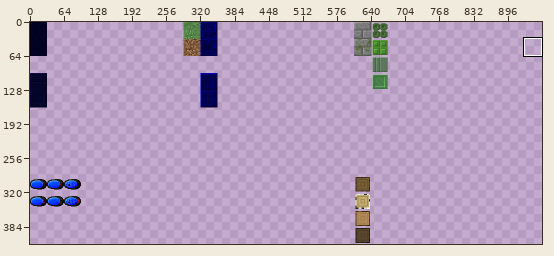
Sprite sheet, stored at data/tiles.png. Above, an overview of the earlier version with the close-up marked.
Close-up. First the earlier version:
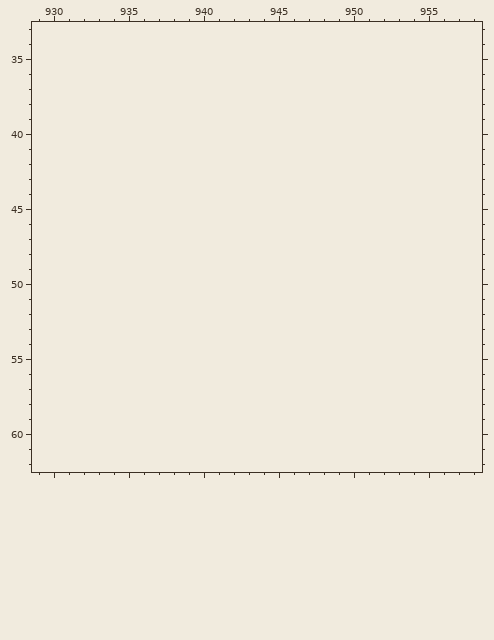
The file is 672x416 pixels. Colours within 5 levels of each other are drawn and written as one. Shown: x 929..958, y 33..62. The old version is drawn lined up with the new one, on the new canvas. The commit also changed other parts of the picture, which this record leaves out.
New version:
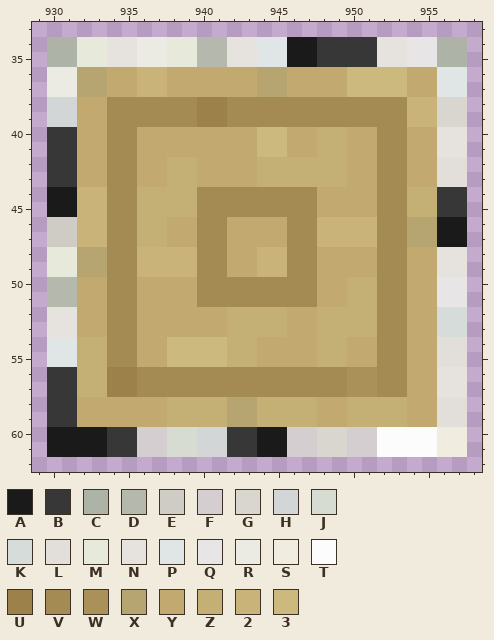
Palette (. is transparent): A #1a1a1a  B #373737  C #aeb3a8  D #b4b8ad  E #cfccc5  F #d4ced0  G #d8d6ce  H #d3d6d6  J #d6dcd2  K #d6dcd9  L #e2ded9  M #e7e9db  N #e6e3df  P #e0e6e5  Q #e7e5e5  R #ebebe3  S #f1ece0  T #fcfcfc  U #9c814a  V #a48b53  W #aa9159  X #b7a571  Y #c1a96f  Z #c4af74  2 #cab378  3 #cbb97d
Diff:
canvas 672x416 -> 960x416
Changed rows in their new state; - is an unchanged pixel.
first column x 930:
34 CCMMNNRRMMDDNNPPAABBBBNNQQCC
35 CCMMNNRRMMDDNNPPAABBBBNNQQCC
36 RRXXYY22YYYYYYXXYYYY3333YYPP
37 RRXXYY22YYYYYYXXYYYY3333YYPP
38 HHYYVVVVVVUUVVVVVVVVVVVV22GG
39 HHYYVVVVVVUUVVVVVVVVVVVV22GG
40 BBYYVVYYYYYYYY33YYZZYYVVYYNN
41 BBYYVVYYYYYYYY33YYZZYYVVYYNN
42 BBYYVVYYZZYYYYZZZZZZYYVVYYLL
43 BBYYVVYYZZYYYYZZZZZZYYVVYYLL
44 AA22VVZZZZVVVVVVVVYYYYVVZZBB
45 AA22VVZZZZVVVVVVVVYYYYVVZZBB
46 EE22VVZZYYVVYYYYVV2222VVXXAA
47 EE22VVZZYYVVYYYYVV2222VVXXAA
48 MMXXVV2222VVYY22VVYYYYVVYYNN
49 MMXXVV2222VVYY22VVYYYYVVYYNN
50 DDYYVVYYYYVVVVVVVVYYZZVVYYQQ
51 DDYYVVYYYYVVVVVVVVYYZZVVYYQQ
52 NNYYVVYYYYYYZZZZYYZZZZVVYYKK
53 NNYYVVYYYYYYZZZZYYZZZZVVYYKK
54 PPZZVVYY3333ZZYYYYZZYYVVYYLL
55 PPZZVVYY3333ZZYYYYZZYYVVYYLL
56 BBZZUUVVVVVVVVVVVVVVWWVVYYNN
57 BBZZUUVVVVVVVVVVVVVVWWVVYYNN
58 BBYYYYYYZZZZXXZZZZYYZZZZYYLL
59 BBYYYYYYZZZZXXZZZZYYZZZZYYLL
60 AAAABBFFJJHHBBAAFFGGFFTTTTSS
61 AAAABBFFJJHHBBAAFFGGFFTTTTSS
Where, in picture pixels (left, top, right, bottom), the same in both close-ups:
added: (47, 37, 467, 457)
